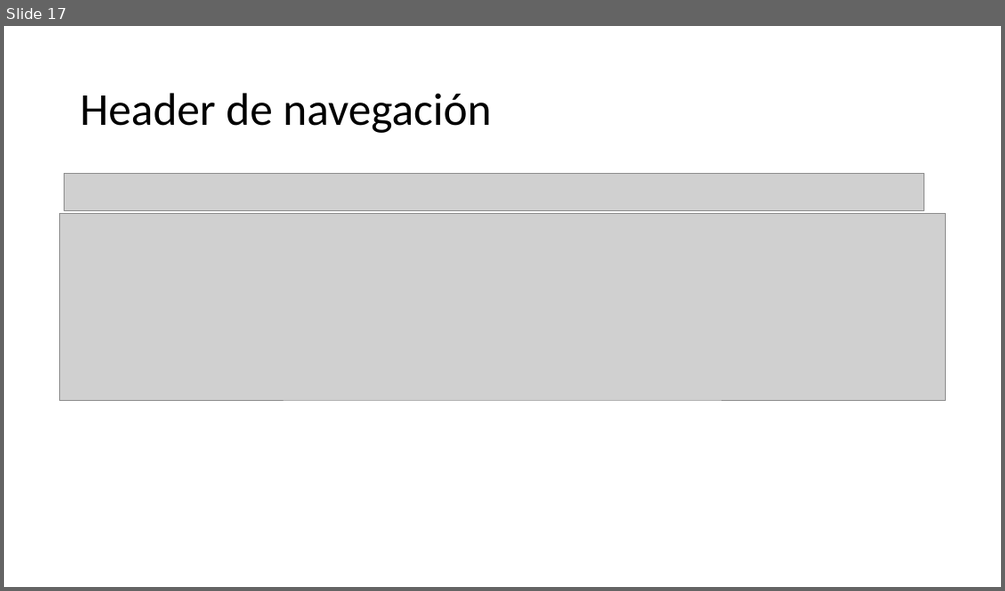
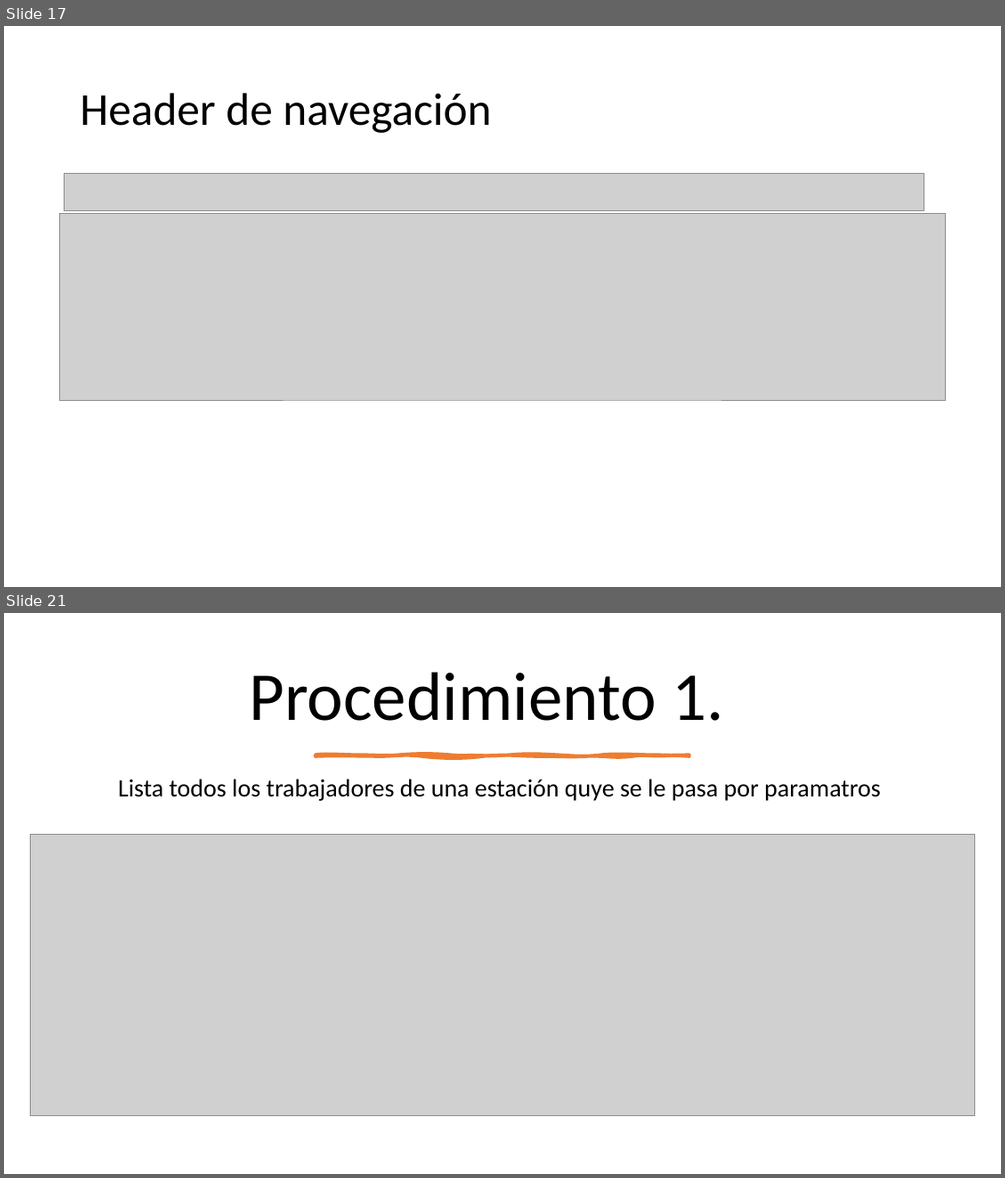
Before and after one commit to JiaChengZhang14/Proyecto_Grupal-ITV, a slide deck: comun/PresentacionITV.pptx. Shown one above the other, each under a label of ours: slide 17 before the commit, slides 17 and 21 after it; the slides between them are not shown. The pictures are 1005x591 and 1005x1178 pixels, drawn with LibreOffice and Linux fonts; fonts in the diff are those of the drawing; grey boxes stand for pictures. Boxes give left, top, right and bottom in pixels: in the first picture for what was removed or moved away, otherwise in the second. Text is boxed around its words. In the diff, an @@ line names an element or a change of style, - is before the commit and + after.

```diff
--- a/comun/PresentacionITV.pptx
+++ b/comun/PresentacionITV.pptx
@@ slide 21 added at (x1=4, y1=613, x2=1001, y2=1174), background #FFFFFF @@
@@ title added at (x1=250, y1=672, x2=723, y2=721), 66 pt, text #000000 @@
+Procedimiento 1.
@@ freeform shape added at (x1=316, y1=755, x2=689, y2=756), fill #ED7D31, outline #ED7D31 3.25 pt @@
@@ text added at (x1=118, y1=779, x2=881, y2=801), 24 pt, text #000000 @@
+Lista todos los trabajadores de una estación quye se le pasa por paramatros
@@ picture added at (x1=30, y1=835, x2=975, y2=1116) @@
```
Also in this commit, not shown: 9 slides changed, 6 other slides added, 1 slide removed, 2 other files.
